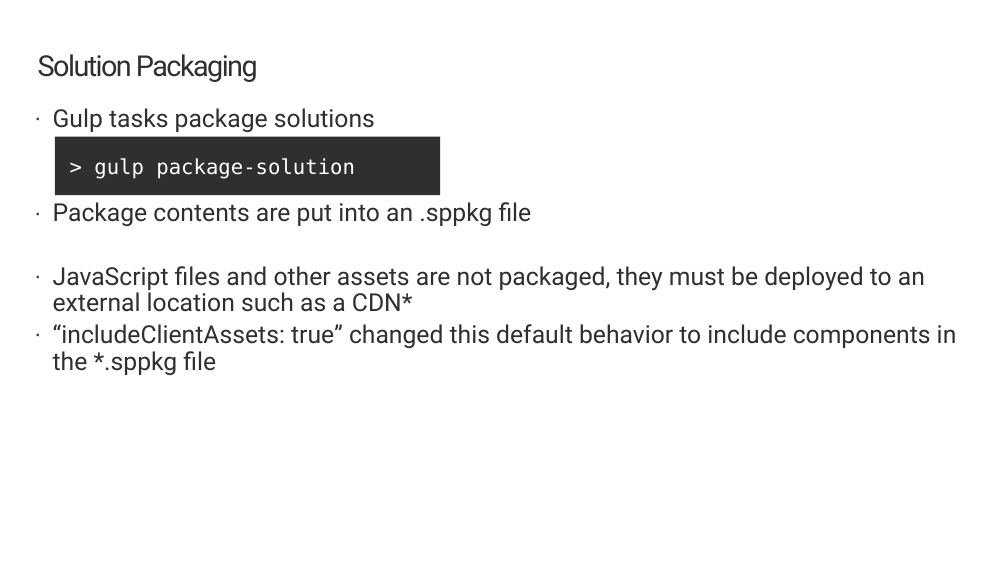
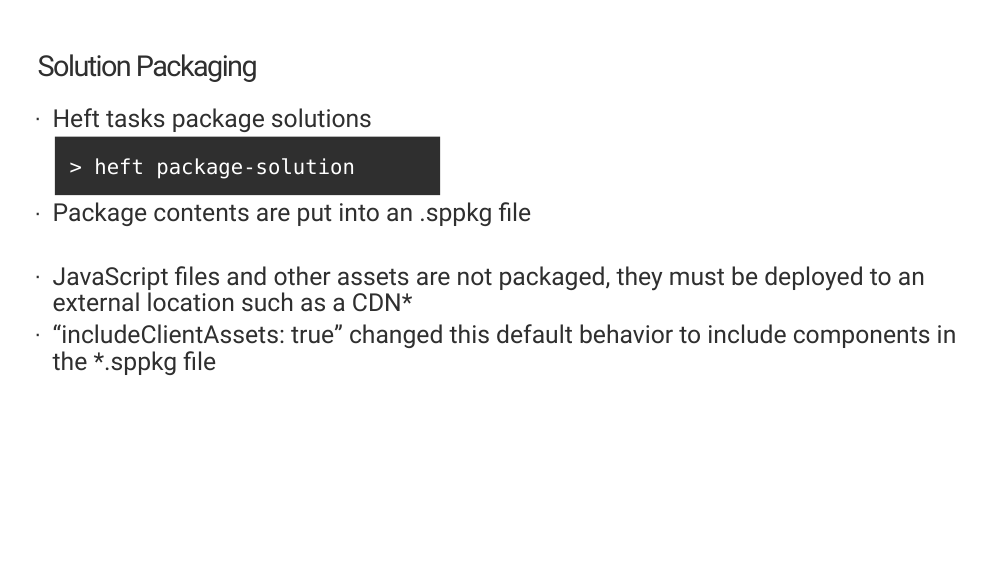
Before and after one commit to SharePoint/sp-dev-training-spfx-web-parts, a slide deck: slide 11 of 01-intro.pptx. Drawn at 1008x567 pixels with LibreOffice and Linux fonts; fonts in the diff are those of the drawing; background and template pictures are left out. Boxes give left, top, right and bottom in pixels: in the first picture for what was removed or moved away, otherwise in the second. Text is boxed around its words. In the diff, an @@ line names an element or a change of style, - is before the commit and + after.

```diff
--- a/01-intro.pptx
+++ b/01-intro.pptx
@@ text at (x1=53, y1=108, x2=372, y2=132): text changed @@
-· Gulp tasks package solutions
+· Heft tasks package solutions
@@ text in rectangle at (x1=94, y1=158, x2=355, y2=179): text changed @@
-> gulp package-solution
+> heft package-solution
```
Also in this commit, not shown: 7 other slides changed, 59 other files.
